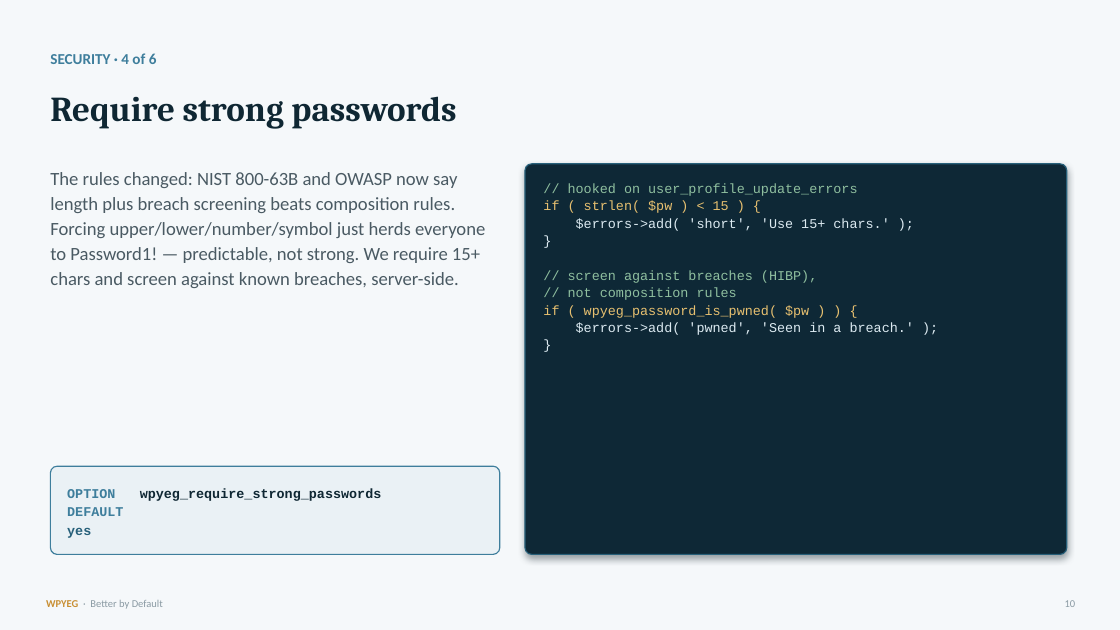
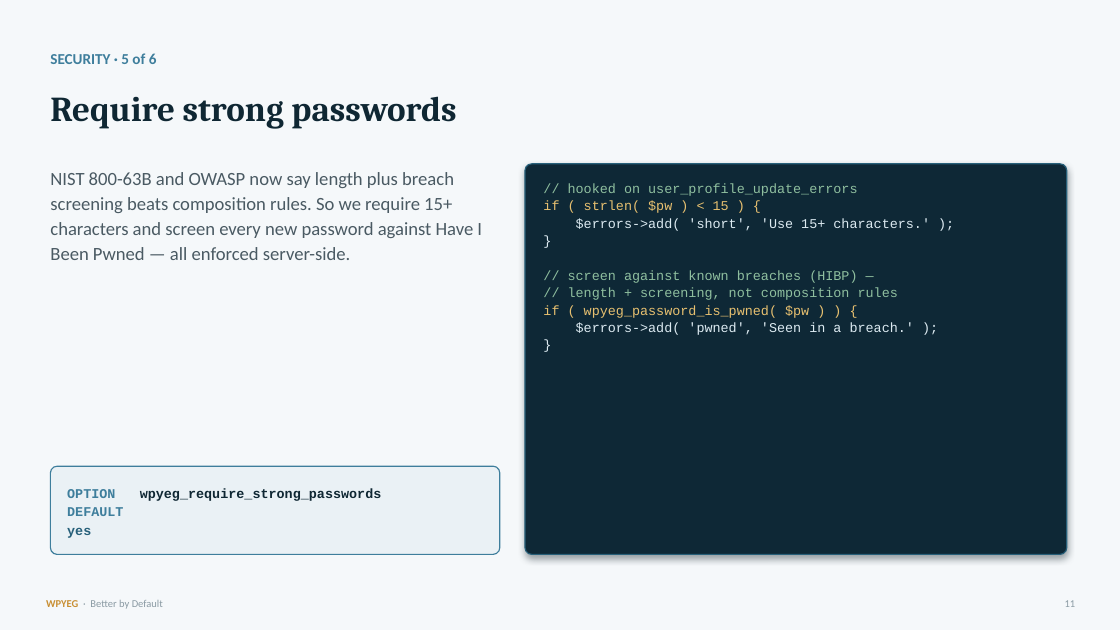
Before and after one commit to WPYEG/Better-by-Default, a slide deck: slide 11 of workshop/Better-by-Default.pptx (slide 10 before the commit). Drawn at 1120x630 pixels with LibreOffice and Linux fonts; fonts in the diff are those of the drawing. Boxes give left, top, right and bottom in pixels: in the first picture for what was removed or moved away, otherwise in the second. Text is boxed around its words. In the diff, an @@ line names an element or a change of style, - is before the commit and + after.

```diff
--- a/workshop/Better-by-Default.pptx
+++ b/workshop/Better-by-Default.pptx
@@ text at (50,53,157,64): text changed @@
-SECURITY · 4 of 6
+SECURITY · 5 of 6
@@ text at (50,172,482,260): text changed @@
-The rules changed: NIST 800-63B and OWASP now say length plus breach screening beats composition rules. Forcing upper/lower/number/symbol just herds everyone to Password1! — predictable, not strong. We require 15+ chars and screen against known breaches, server-side.
+NIST 800-63B and OWASP now say length plus breach screening beats composition rules. So we require 15+ characters and screen every new password against Have I Been Pwned — all enforced server-side.
@@ text at (576,218,930,231): text changed @@
-$errors->add( 'short', 'Use 15+ chars.' );
+$errors->add( 'short', 'Use 15+ characters.' );
@@ text at (568,270,898,300): text changed @@
-// screen against breaches (HIBP),
-// not composition rules
+// screen against known breaches (HIBP) —
+// length + screening, not composition rules
@@ text at (1065,600,1076,607): text changed @@
-10
+11
```
Also in this commit, not shown: 20 other slides changed, 11 other files.
